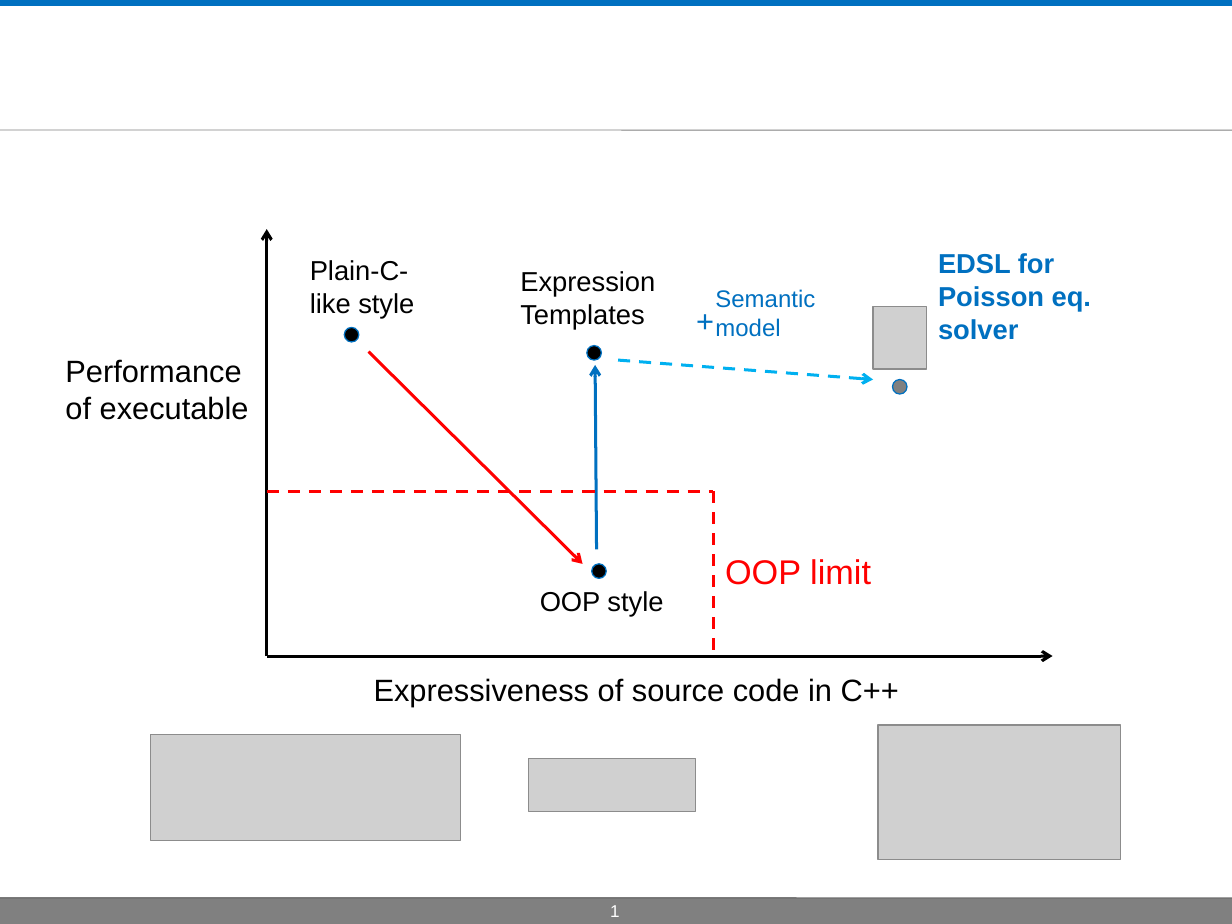
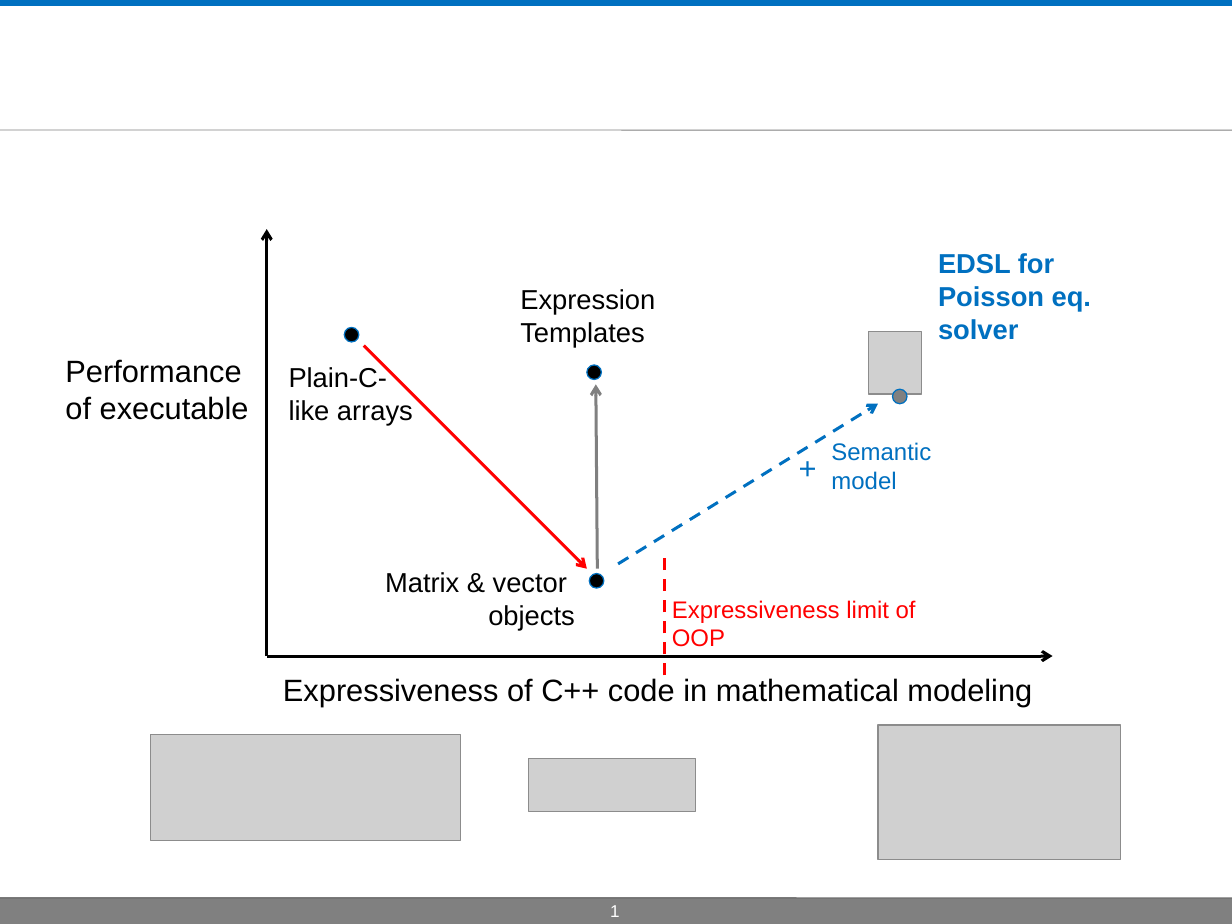
Before and after one commit to masa-ito/ProtoToPoisson, a slide deck: slide 1 of doc/source/figures.pptx. Drawn at 1232x924 pixels with LibreOffice and Linux fonts; fonts in the diff are those of the drawing; grey boxes stand for pictures; background and template pictures are left out. Boxes give left, top, right and bottom in pixels: in the first picture for what was removed or moved away, otherwise in the second. Text is boxed around its words. In the diff, an @@ line names an element or a change of style, - is before the commit and + after.

```diff
--- a/doc/source/figures.pptx
+++ b/doc/source/figures.pptx
@@ text "Expression Templates": place and size @@
-text "Expression Templates" at (520,271,655,330)
+text "Expression Templates" at (520,289,655,348)
@@ arrow moved from (368, 351) - (583, 564) to (363, 346) - (586, 569) @@
@@ picture: place and size @@
-picture at (873,307,926,370)
+picture at (869,331,922,394)
@@ text at (289,366,413,426): text changed @@
-Plain-C-like style
+Plain-C-like arrays
@@ ellipse: place and size @@
-ellipse at (586,346,601,361)
+ellipse at (586,365,601,379)
@@ arrow moved from (596, 549) - (595, 365) to (598, 569) - (596, 384) @@
@@ arrow (598, 569) - (596, 384): stroke #0070C0 1.75 pt to #808080 1.75 pt @@
@@ ellipse: place and size @@
-ellipse at (892,379,907,394)
+ellipse at (892,389,907,404)
@@ arrow moved from (618, 360) - (873, 379) to (618, 564) - (878, 404) @@
@@ arrow (618, 564) - (878, 404): stroke #00B0F0 1.75 pt dashed to #0070C0 1.75 pt dashed @@
@@ text "+": place and size @@
-text "+" at (684,296,727,345)
+text "+" at (786,442,829,492)
@@ text "Semantic model": place and size @@
-text "Semantic model" at (715,289,815,337)
+text "Semantic model" at (831,442,931,490)
@@ line removed from (267, 492) to (713, 492) @@
@@ line moved from (713, 492) - (713, 655) to (664, 675) - (664, 549) @@
@@ text at (385,572,574,630): text changed @@
-OOP style
+Matrix & vector
+objects
@@ ellipse: place and size @@
-ellipse at (591,564,606,579)
+ellipse at (589,574,604,589)
@@ text at (672,600,916,647): text changed; size 20 to 14 pt @@
-OOP limit
+Expressiveness limit of OOP
@@ text at (283,678,1032,706): text changed @@
-Expressiveness of source code in C++
+Expressiveness of C++ code in mathematical modeling
```
Also in this commit, not shown: 1 other slide changed, 3 other files.
